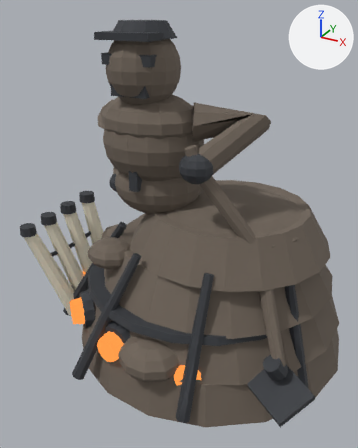
An edit to the glTF model assets/monsters/minibosses/collier.glb, drawn before and after from the same camera.
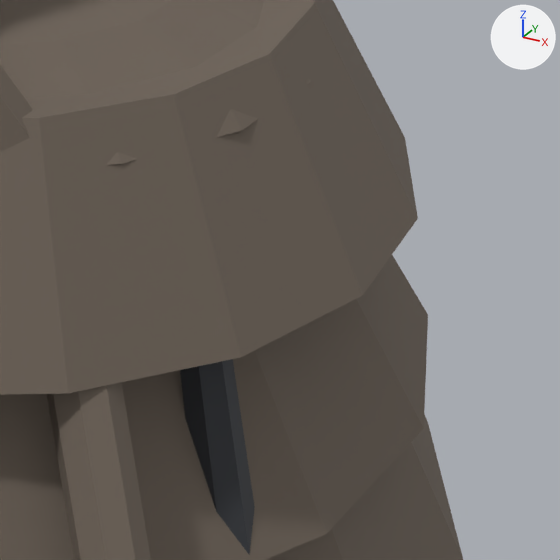
Old and new are each drawn whole from a 50 mm lens placed at (1.3, -2.65, 2.17), pointed at (-0.14, -0.02, 0.85) and again close up on the part from 70% to 100% of the width and 48% to 72% of the height. Lighting does not change. The marker at upper right points along +X, +Y and +Z. The older version's two pictures come first. Where no turn or scale is listed for an object, it has been applied to the vertices. Vertices at exactly the same position are counted once.

The older version as bpy lines, for what is in view:
```python
me_collier_body = bpy.data.meshes.new('collier_body')
me_collier_body.from_pydata(...)  # 1583 vertices, 3078 faces; spans x -0.79..0.98, y -0.94..1.22, z -0.11..1.97
me_collier_body.materials.append(mat_collier_body_ov)  # brown #71665b
me_collier_dark = bpy.data.meshes.new('collier_dark')
me_collier_dark.from_pydata(...)  # 800 vertices, 1480 faces; spans x -1.06..0.97, y -0.92..0.86, z 0.03..1.99
me_collier_dark.materials.append(mat_collier_dark_ov)  # dark grey #3a3d42
me_collier_glow = bpy.data.meshes.new('collier_glow')
me_collier_glow.from_pydata(...)  # 96 vertices, 176 faces; spans x -0.833..0.407, y -0.876..-0.111, z 0.161..0.383
me_collier_glow.materials.append(mat_collier_glow_ov)  # black #000000, glowing orange #ff9546
ob_collier_body = bpy.data.objects.new('collier_body', me_collier_body)
ob_collier_body.location = (0.0, 0.0, 0.108)
ob_collier_dark = bpy.data.objects.new('collier_dark', me_collier_dark)
ob_collier_dark.location = (0.0, 0.0, 0.108)
ob_collier_glow = bpy.data.objects.new('collier_glow', me_collier_glow)
ob_collier_glow.location = (0.0, 0.0, 0.108)
```
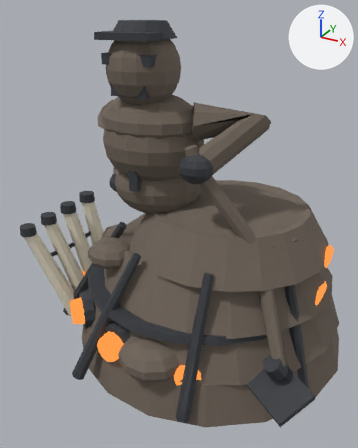
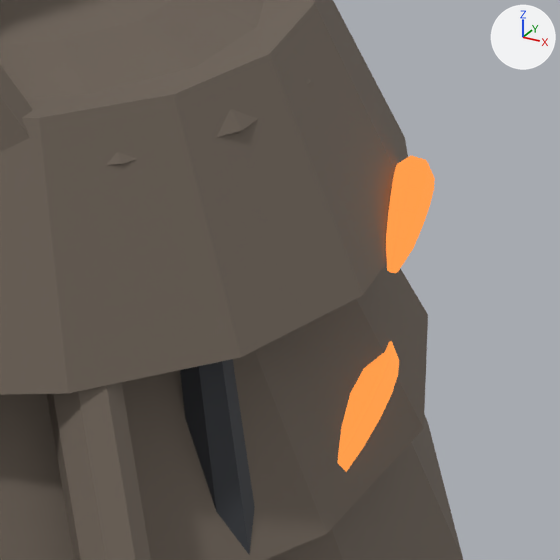
Location of each change, (x1, y1, x2, y2) in pixels of the close-ups (560 x 560 px):
'collier_glow', reshaped (not visible before)
    after: (337, 155, 435, 472)
part 1 of me_collier_glow, added
    after: (337, 341, 399, 472)
part 2 of me_collier_glow, added
    after: (386, 155, 435, 273)

What the commit changed:
me_collier_glow is used by ob_collier_glow; location (0.0, 0.0, 0.108).
me_collier_glow had 96 vertices, 176 faces and spanned x -0.833..0.407, y -0.876..-0.111, z 0.161..0.383.
me_collier_glow now has 285 vertices, 542 faces and spans x -0.833..0.861, y -0.876..0.311, z 0.161..0.804.
me_collier_glow part 1: a new loose piece of 63 vertices spanning x 0.786..0.849, y -0.242..0.107, z 0.478..0.573, in mat_collier_glow_ov (black #000000, glowing orange #ff9546).
me_collier_glow part 2: a new loose piece of 63 vertices spanning x 0.803..0.857, y -0.115..0.074, z 0.718..0.804, in mat_collier_glow_ov (black #000000, glowing orange #ff9546).
Other edits to the shape of me_collier_glow do not show in these pictures.
